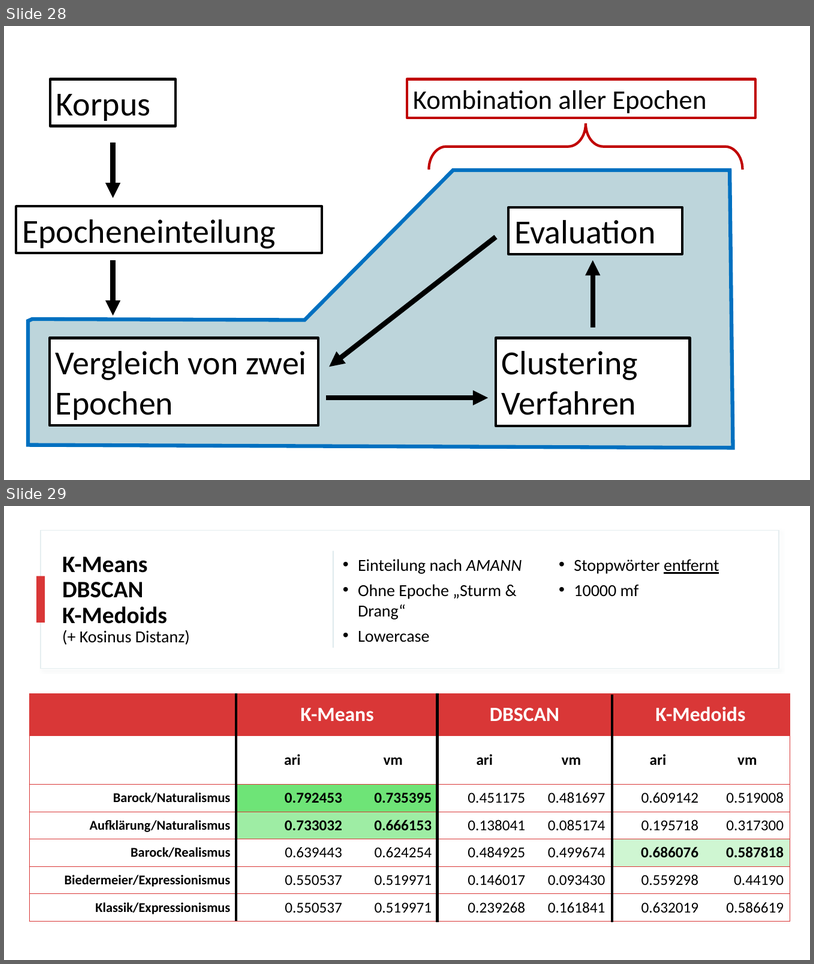
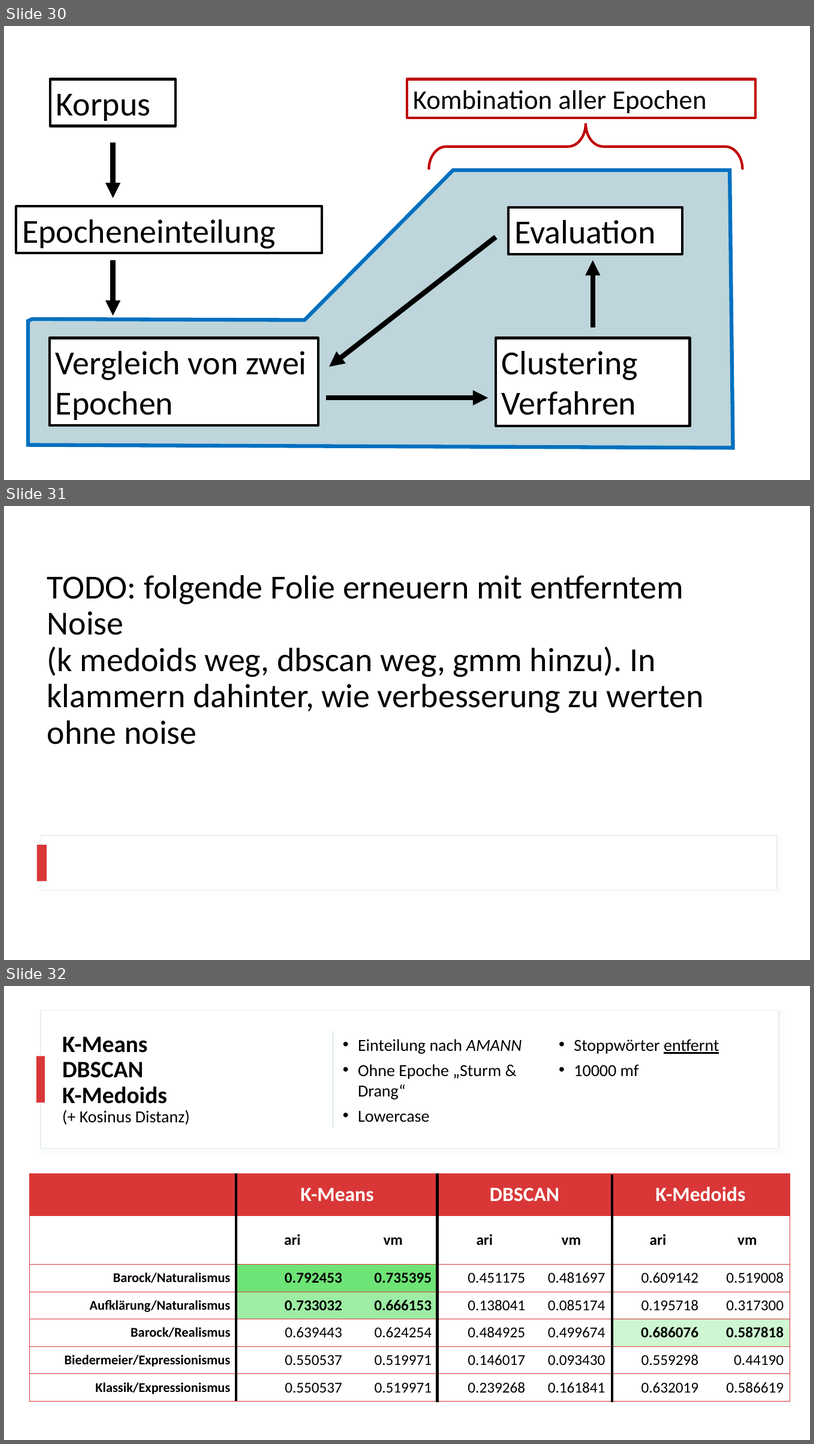
Before and after one commit to realjanpaulus/clusterpoems, a slide deck: presentation/clustering_presentation.pptx. Shown one above the other, each under a label of ours: slides 28 and 29 before the commit, slides 30, 31 and 32 after it. The pictures are 814x964 and 814x1444 pixels, drawn with LibreOffice and Linux fonts; fonts in the diff are those of the drawing. Boxes give left, top, right and bottom in pixels: in the first picture for what was removed or moved away, otherwise in the second. Text is boxed around its words. In the diff, an @@ line names an element or a change of style, - is before the commit and + after.

```diff
--- a/presentation/clustering_presentation.pptx
+++ b/presentation/clustering_presentation.pptx
@@ slide 31 added at <box>4,506,810,960</box>, background #FFFFFF @@
@@ title added at <box>47,575,704,744</box>, 40 pt, text #000000 @@
+TODO: folgende Folie erneuern mit entferntem Noise
+(k medoids weg, dbscan weg, gmm hinzu). In klammern dahinter, wie verbesserung zu werten ohne noise
@@ rectangle added at <box>37,845,47,881</box>, fill #D93737 @@
@@ rectangle added at <box>41,835,778,890</box>, fill #FFFFFF, outline #E5EEF0 1 pt @@
@@ what was slide 28 is now slide 30 @@
@@ what was slide 29 is now slide 32 @@
```
Also in this commit, not shown: 4 slides changed, 7 other slides added, 3 slides removed, 38 other files.
